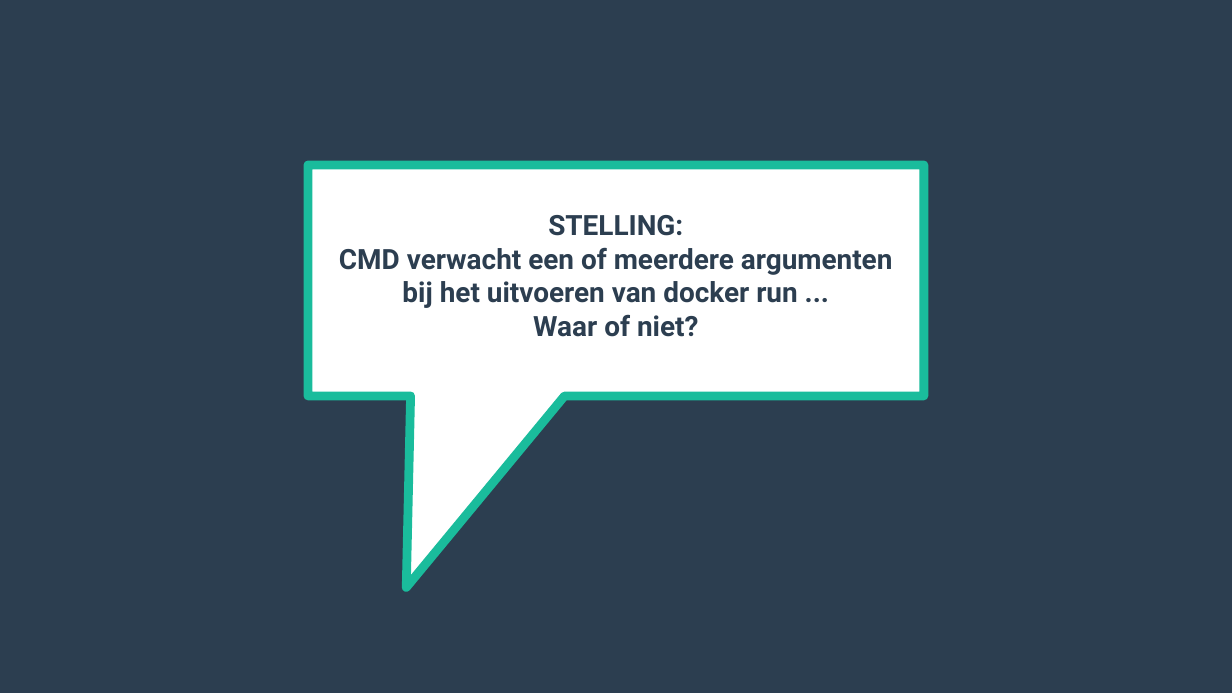
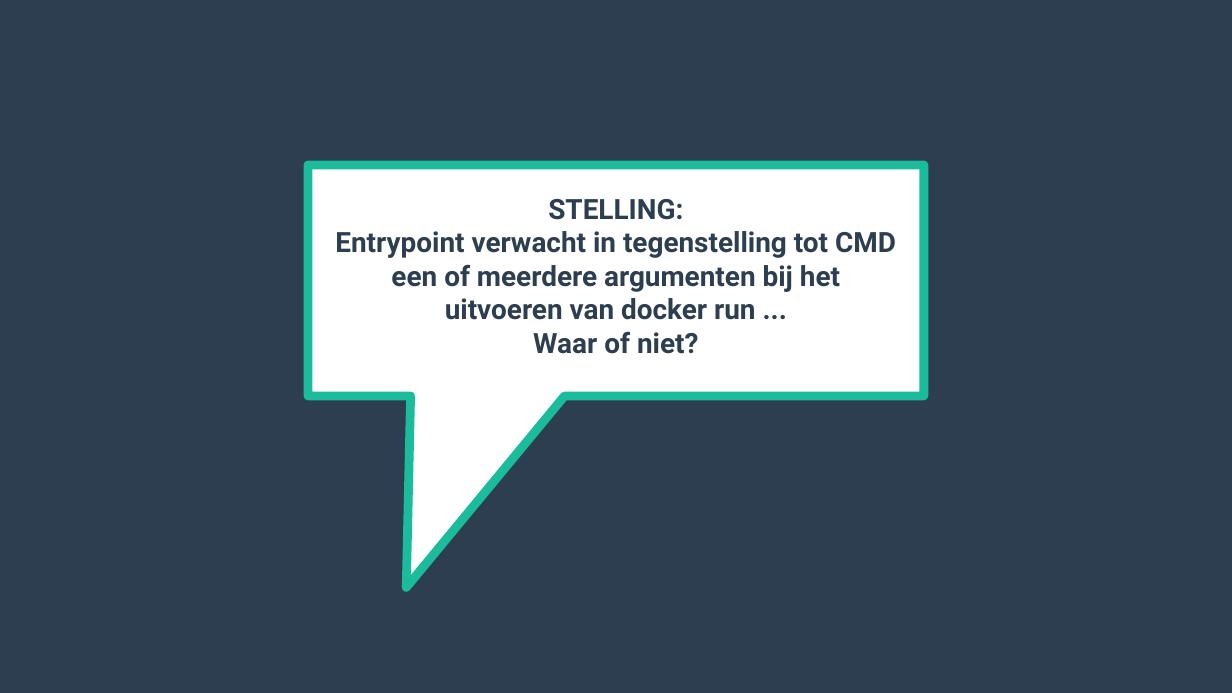
Before and after one commit to michaelvangastel/docker_basics, a slide deck: slide 45 of docker_basics.odp (slide 43 before the commit). Drawn at 1232x693 pixels with LibreOffice and Linux fonts; fonts in the diff are those of the drawing. Boxes give left, top, right and bottom in pixels: in the first picture for what was removed or moved away, otherwise in the second. Text is boxed around its words. In the diff, an @@ line names an element or a change of style, - is before the commit and + after.

```diff
--- a/docker_basics.odp
+++ b/docker_basics.odp
@@ title at (335, 199, 896, 354): text changed @@
-STELLING:
-CMD verwacht een of meerdere argumenten bij het uitvoeren van docker run ...
-Waar of niet?
+STELLING:
+Entrypoint verwacht in tegenstelling tot CMD een of meerdere argumenten bij het uitvoeren van docker run ...
+Waar of niet?
```
Also in this commit, not shown: 4 other slides changed, 2 slides added.
